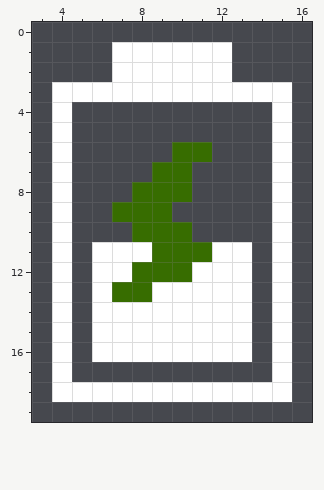
File history of a pixel-art sprite, icons/6c.png. Above is the file before it was changed.
The file is 20x20 pixels. Shown: x 3..16, y 0..19.
After:
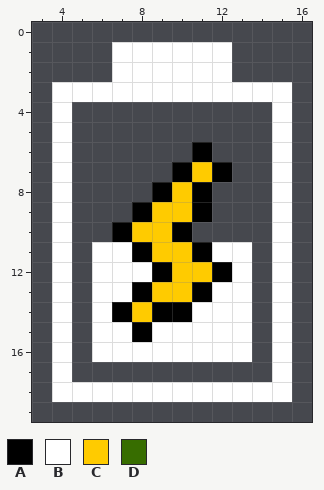
Palette (. is transparent): A #000000  B #ffffff  C #ffcb00  D #376d00
Change:
y 6: x 10..11 DD -> .A
y 7: x 9..12 DD.. -> .ACA
y 8: x 8..11 DDD. -> .ACA
y 9: x 7..11 DDD.. -> .ACCA
y 10: x 7..10 .DDD -> ACCA
y 11: x 8..11 BDDD -> ACCA
y 12: x 8..12 DDDBB -> BACCA
y 13: x 7..11 DDBBB -> BACCA
y 14: x 7..10 BBBB -> ACAA
y 15: x 8 B -> A
